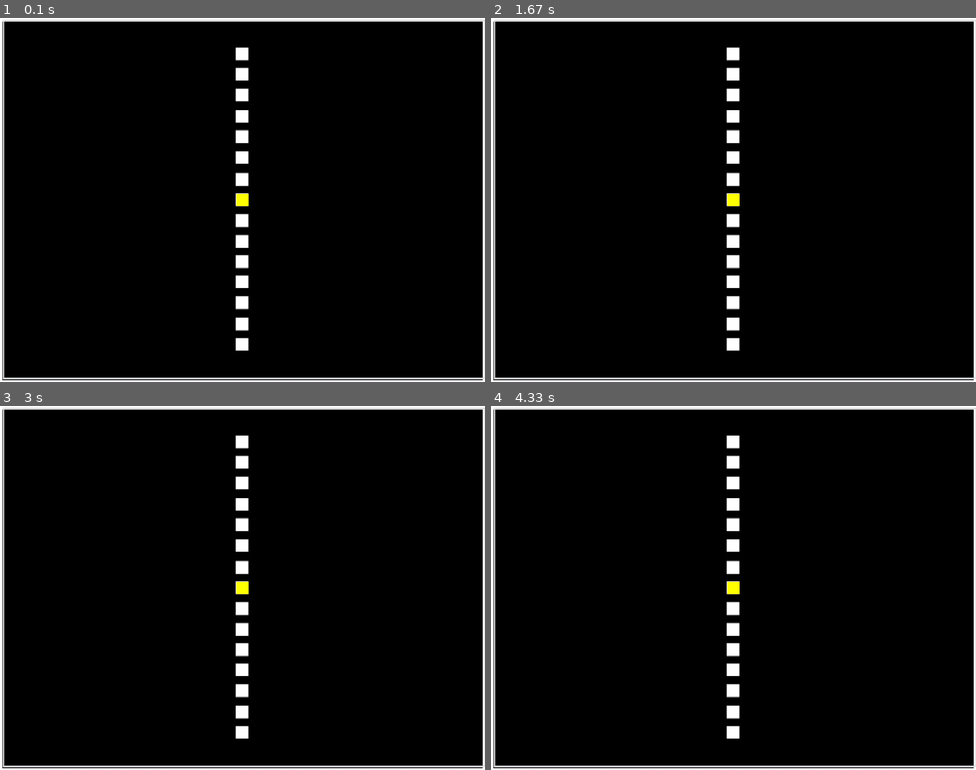
Above: before the commit, frames 1-4 (two rows, left to right).
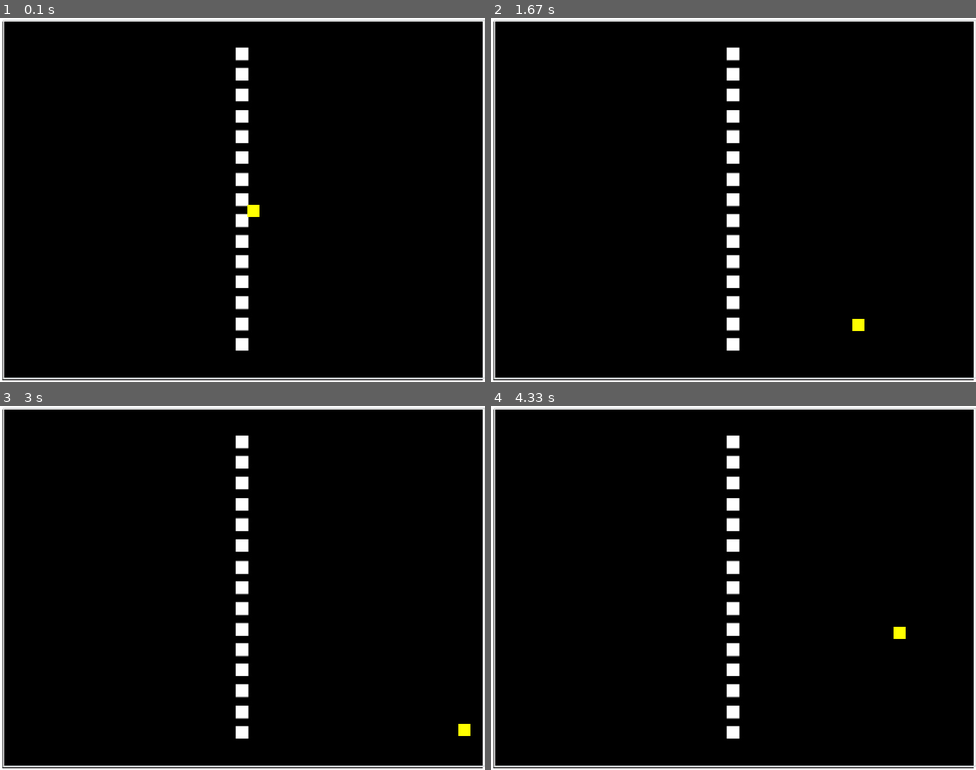
Above: after the commit, the same moments.

Repository: Ramoncheri/pygame
Game: pygame game, started from main.py
Two runs of this game, one before a commit and one after it. Both use one fixed random seed, a clock stepped at 60 frames per second and the inputs below.
Inputs:
- Up to frame 1 (0.1 s): no input
- Up to frame 2 (1.67 s): no input
- Up to frame 3 (3 s): no input
- Up to frame 4 (4.33 s): no input

The runs differ from the first frame. In frame 1, 0.2% of the frame differs, in the area x 48-54%, y 48-55%; in frame 2, 0.2%, in the area x 48-77%, y 48-86%; in frame 3, 0.2%; in frame 4, 0.2%.

Commit message:
bola rebota

Diff:
--- a/main.py
+++ b/main.py
@@ -6,17 +6,33 @@
 
 class Ball:
     def __init__(self):
-        self.vx= 5  #veloc. de x e y
-        self.vy= 5
+        self.vx= 2  #veloc. de x e y
+        self.vy= 2
         self.x= 400
         self.y= 300
         self.w= 20  #ancho de la bola
-        self.posX= self.x- self.w//2   # coordenada X para situar la bola en el centro de la pantalla
         self.h= 20   # alto de la bola
-        self.posY= self.y- self.h//2
 
         self.image= pg.Surface((20, 20))
         self.image.fill(YELLOW)
+
+    @property
+    def posX(self):
+        return  self.x- self.w//2   # coordenada X para situar la bola en el centro de la pantalla
+
+    @property
+    def posY(self):
+        return self.y- self.h//2
+
+    def move(self, limitSuperX, limitSuperY):
+        if self.x >= limitSuperX or self.x <= 0:
+            self.vx *= -1
+
+        if self.y >= limitSuperY or self.y <= 0:
+            self.vy *= -1
+
+        self.x += self.vx
+        self.y += self.vy
 
 
 class Game:
@@ -25,8 +41,8 @@
         pg.display.set_caption('Pong')
         self.pantalla= pg.display.set_mode((800, 600))
         self.pantalla.fill(BGColor)
-        fondo= pg.image.load('./resources/fondo.jpg')
-        self.pantalla.blit(fondo, (0, 0))
+        self.fondo= pg.image.load('./resources/fondo.jpg')
+
 
         self.ball= Ball()
 
@@ -40,7 +56,13 @@
                 if event.type== pg.QUIT:
                     game_over= True
 
+
+            self.pantalla.blit(self.fondo, (0, 0))
             self.pantalla.blit(self.ball.image, (self.ball.posX, self.ball.posY))
+
+            self.ball.move(800, 600)
+
+
             pg.display.flip()
 
     def quit(self):
